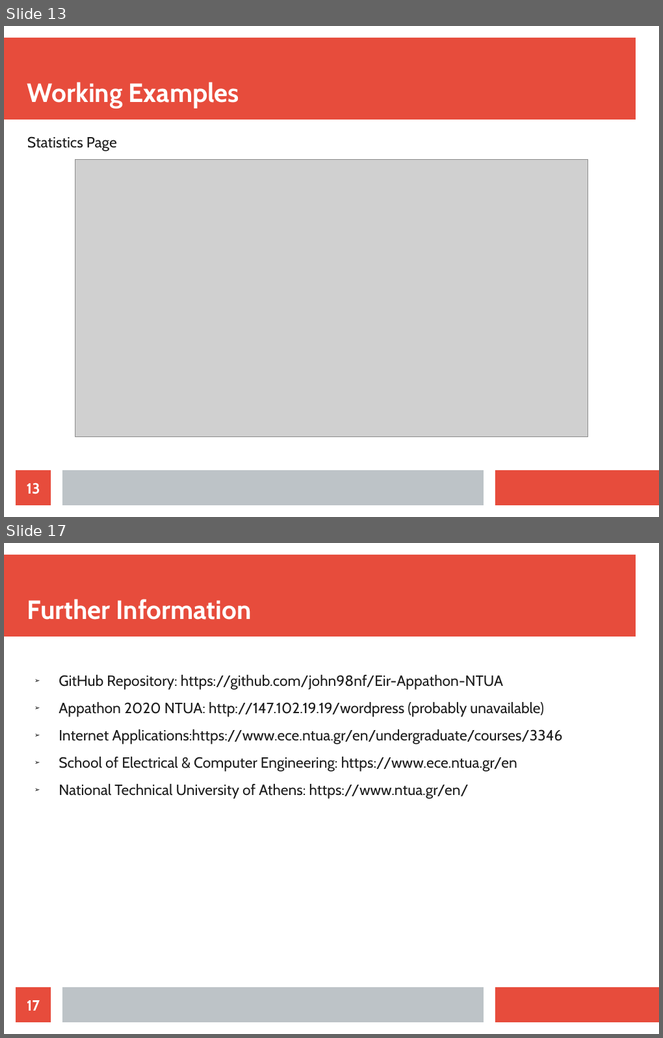
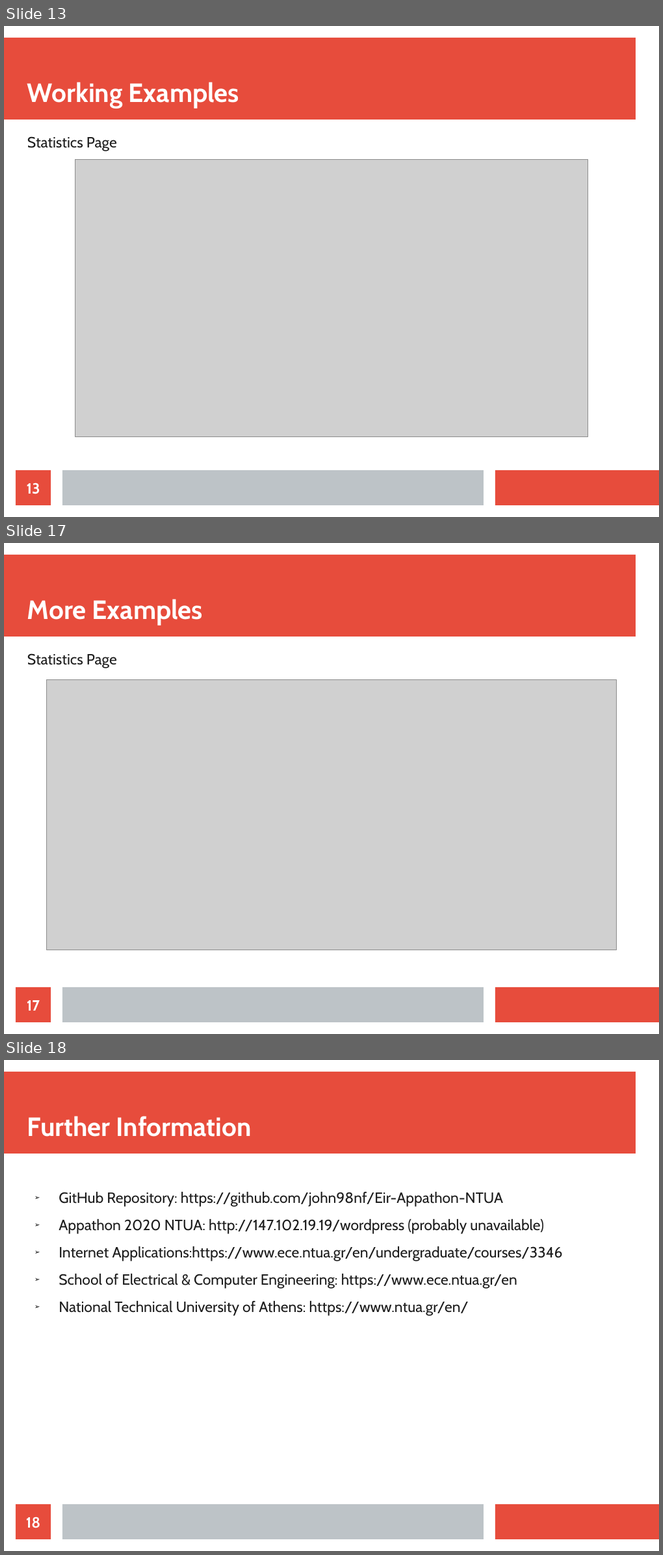
Before and after one commit to john98nf/Eir-Appathon-NTUA, a slide deck: presentation/presentation.odp. Shown one above the other, each under a label of ours: slides 13 and 17 before the commit, slides 13, 17 and 18 after it; the slides between them are not shown. The pictures are 663x1038 and 663x1555 pixels, drawn with LibreOffice and Linux fonts; fonts in the diff are those of the drawing; grey boxes stand for pictures. Boxes give left, top, right and bottom in pixels: in the first picture for what was removed or moved away, otherwise in the second. Text is boxed around its words. In the diff, an @@ line names an element or a change of style, - is before the commit and + after.

Commit message:
Screenshots with new features added to presentation

```diff
--- a/presentation/presentation.odp
+++ b/presentation/presentation.odp
@@ slide 17 added at (4, 543, 659, 1034), background #FFFFFF; not listed: 3 template elements that a slide beside it also shows @@
@@ title added at (27, 599, 203, 626), 32 pt, text #FFFFFF, bold @@
+More Examples
@@ text added at (27, 653, 117, 668), 18 pt, text #1C1C1C @@
+Statistics Page
@@ picture added at (46, 679, 617, 951) @@
@@ page number added at (16, 988, 51, 1023), fill #E74C3C, 18 pt, text #FFFFFF, bold @@
+17
@@ what was slide 17 is now slide 18 @@
@@ page number at (26, 1517, 40, 1529): text changed @@
-17
+18
```
Also in this commit, not shown: 2 slides changed, 3 other files.
